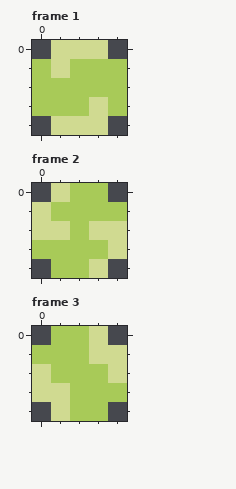
Edited in one commit: pixel-art file (Assets/Sprites/Pickups/Guanine.aseprite). That is the earlier state.
5x5 pixels, 3 frames. Shown: frame 1, frame 2, frame 3.
After:
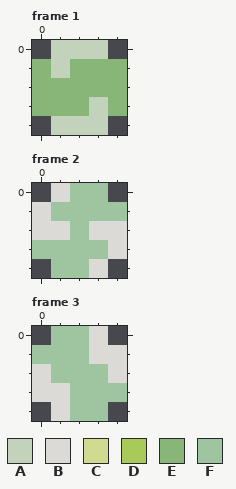
Palette (. is transparent): A #c3d2bb  B #dcdad7  C #d0da91  D #a8ca58  E #88b678  F #9ec5a0
Diff:
--- frame 1
@@ x 0..4 @@
-0 .CCC.
-1 DCDDD
-2 DDDDD
-3 DDDCD
-4 .CCC.
+0 .AAA.
+1 EAEEE
+2 EEEEE
+3 EEEAE
+4 .AAA.
--- frame 2
@@ x 0..4 @@
-0 .CDD.
-1 CDDDD
-2 CCDCC
-3 DDDDC
-4 .DDC.
+0 .BFF.
+1 BFFFF
+2 BBFBB
+3 FFFFB
+4 .FFB.
--- frame 3
@@ x 0..4 @@
-0 .DDC.
-1 DDDCC
-2 CDDDC
-3 CCDDD
-4 .CDD.
+0 .FFB.
+1 FFFBB
+2 BFFFB
+3 BBFFF
+4 .BFF.
